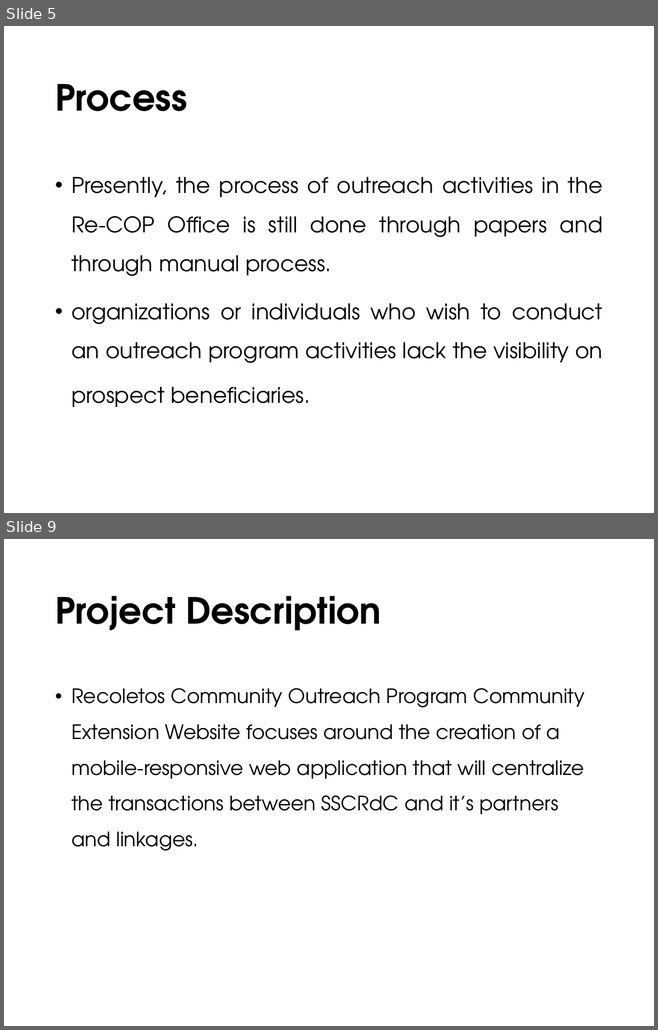
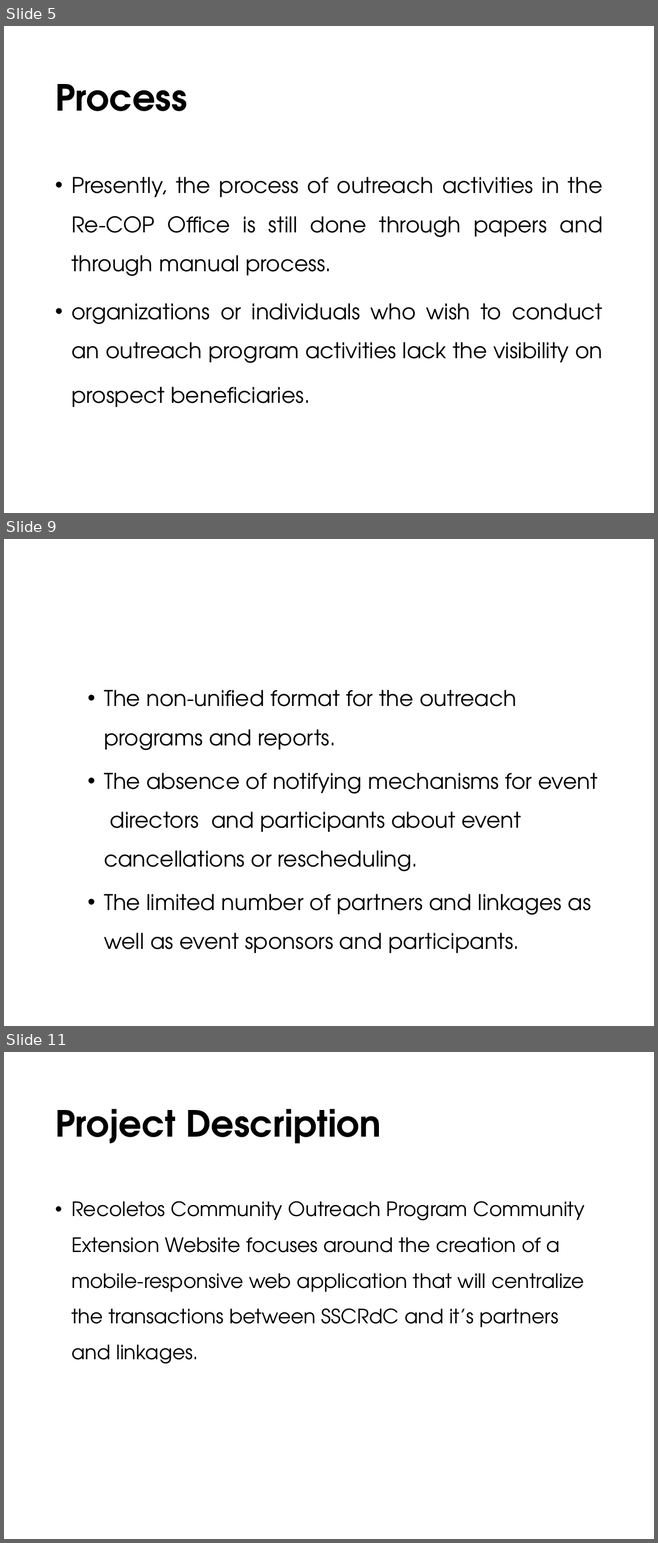
Before and after one commit to sergeangelo21/ReCOP-ComEx, a slide deck: Documentation/PowerPoint.pptx. Shown one above the other, each under a label of ours: slides 5 and 9 before the commit, slides 5, 9 and 11 after it; the slides between them are not shown. The pictures are 658x1030 and 658x1543 pixels, drawn with LibreOffice and Linux fonts; fonts in the diff are those of the drawing; background and template pictures are left out. Boxes give left, top, right and bottom in pixels: in the first picture for what was removed or moved away, otherwise in the second. Text is boxed around its words. In the diff, an @@ line names an element or a change of style, - is before the commit and + after.

```diff
--- a/Documentation/PowerPoint.pptx
+++ b/Documentation/PowerPoint.pptx
@@ slide 9 added at (x1=4, y1=539, x2=654, y2=1026), background picture (left out) @@
@@ text added at (x1=104, y1=690, x2=597, y2=954), 24 pt, text #000000 @@
+  • The non-unified format for the outreach programs and reports.
+  • The absence of notifying mechanisms for event directors and participants about event cancellations or rescheduling.
+  • The limited number of partners and linkages as well as event sponsors and participants.
@@ what was slide 9 is now slide 11 @@
```
Also in this commit, not shown: 16 slides changed, 4 other slides added.
